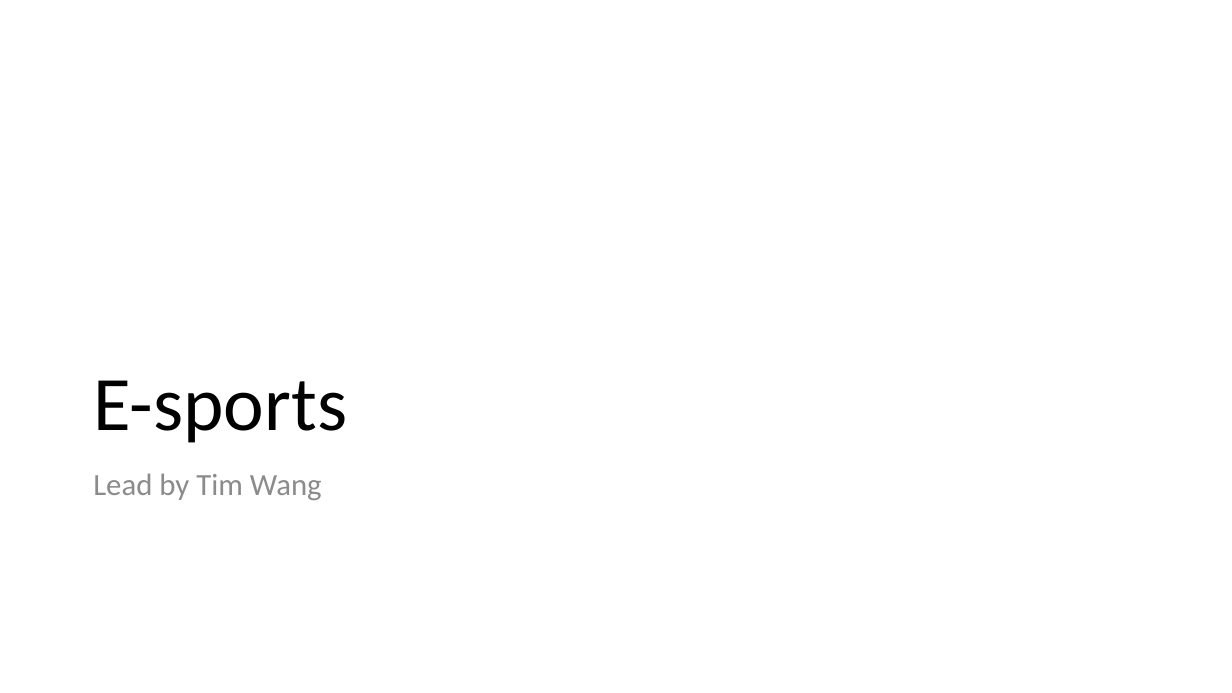
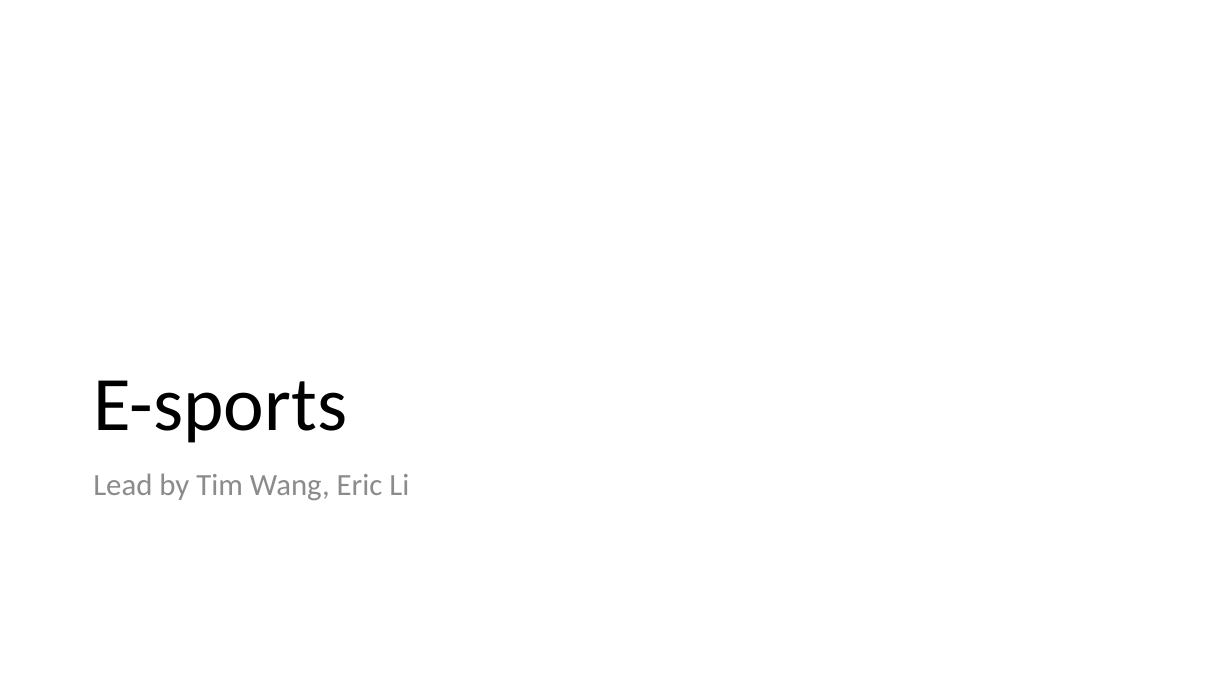
Before and after one commit to Huron-Computer-Science-Club/General_Information, a slide deck: slide 8 of Kick_off_slides [Autosaved].pptx (slide 7 before the commit). Drawn at 1232x693 pixels with LibreOffice and Linux fonts; fonts in the diff are those of the drawing. Boxes give left, top, right and bottom in pixels: in the first picture for what was removed or moved away, otherwise in the second. Text is boxed around its words. In the diff, an @@ line names an element or a change of style, - is before the commit and + after.

```diff
--- a/Kick_off_slides [Autosaved].pptx
+++ b/Kick_off_slides [Autosaved].pptx
@@ text at (x1=93, y1=473, x2=409, y2=500): text changed @@
-Lead by Tim Wang
+Lead by Tim Wang, Eric Li
```
Also in this commit, not shown: 1 slide added, 6 other files.
